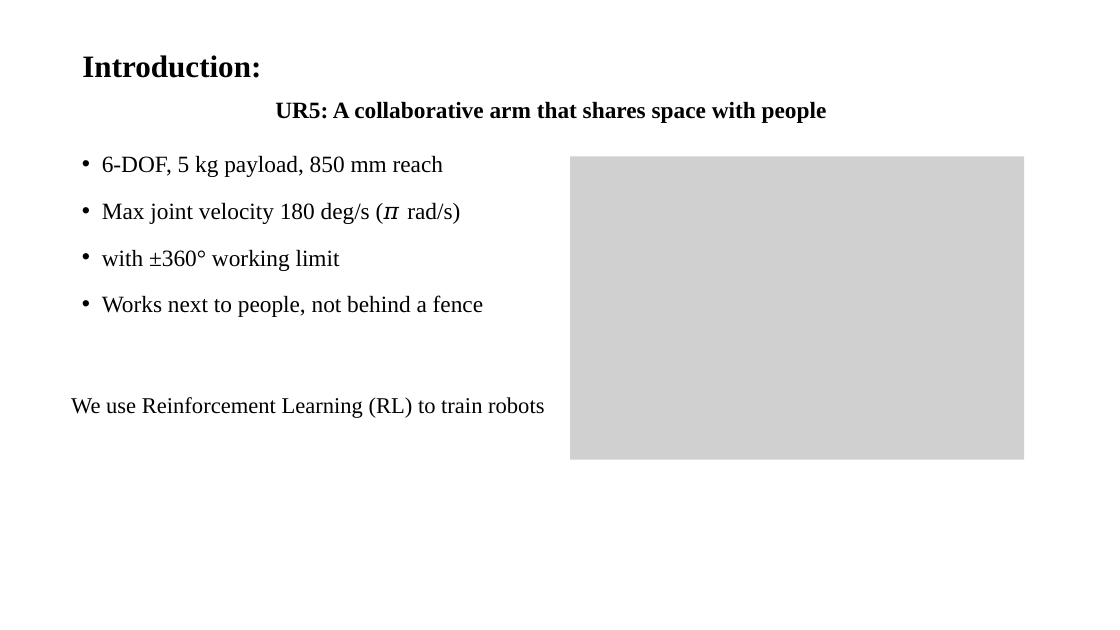
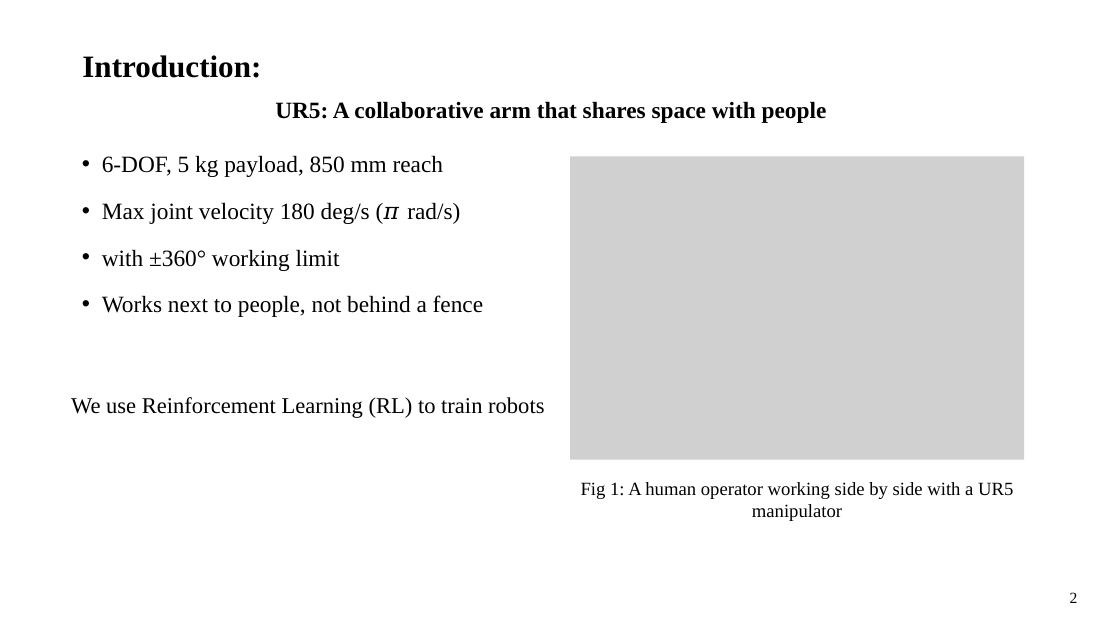
Before and after one commit to abdurRabbi23/ur5-safe-rl-thesis, a slide deck: slide 2 of Thesis_Documentation/Presentaion_slides/main_slide.pptx. Drawn at 1120x630 pixels with LibreOffice and Linux fonts; fonts in the diff are those of the drawing; grey boxes stand for pictures. Boxes give left, top, right and bottom in pixels: in the first picture for what was removed or moved away, otherwise in the second. Text is boxed around its words. In the diff, an @@ line names an element or a change of style, - is before the commit and + after.

```diff
--- a/Thesis_Documentation/Presentaion_slides/main_slide.pptx
+++ b/Thesis_Documentation/Presentaion_slides/main_slide.pptx
@@ text added at bbox=[581, 482, 1013, 521], 24 pt, text #000000 @@
+Fig 1: A human operator working side by side with a UR5 manipulator
@@ text added at bbox=[1070, 592, 1078, 603], 20 pt, text #000000 @@
+2
```
Also in this commit, not shown: 16 other slides changed, 2 slides added, 1 slide removed, 3 other files.
